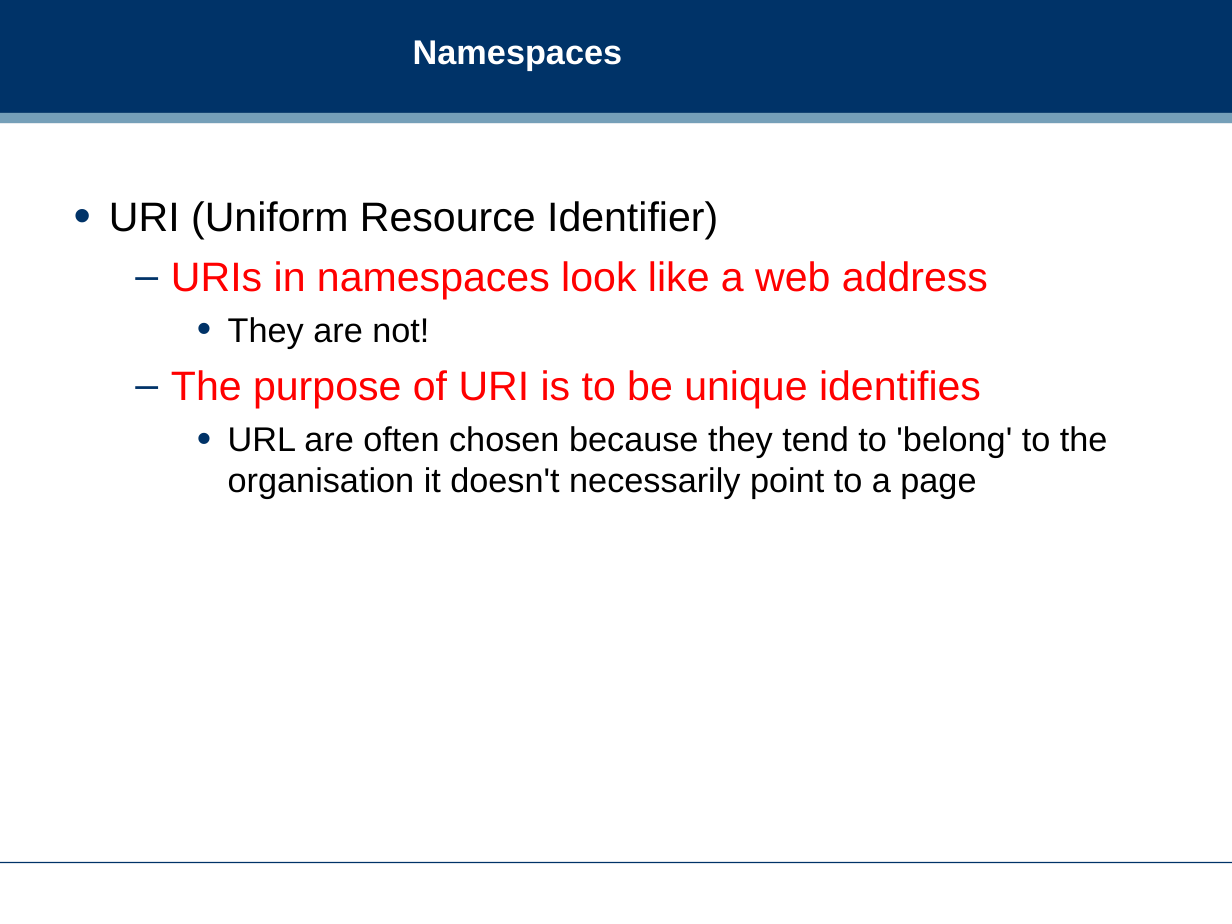
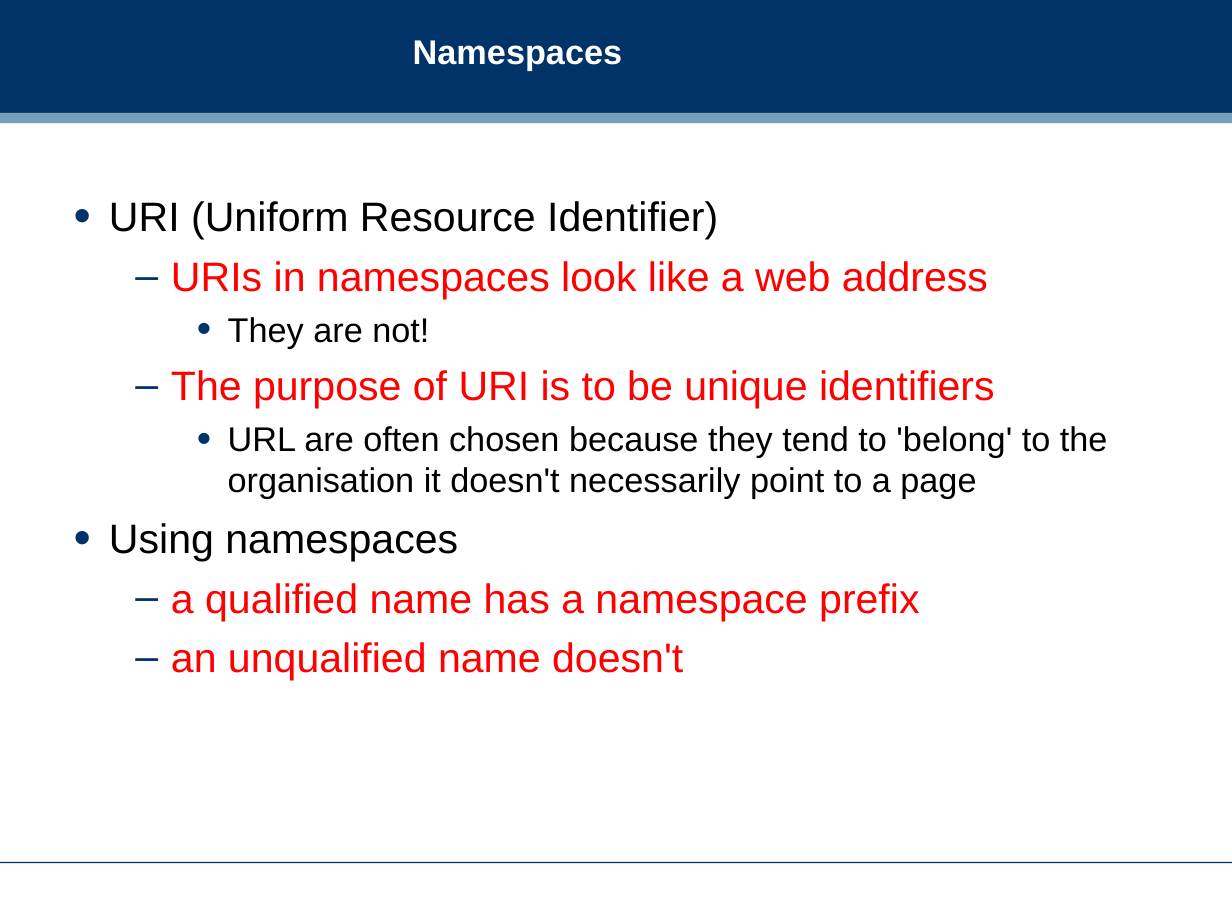
Before and after one commit to dreamind/ix, a slide deck: slide 29 of lectures/representing-data/xml.ppt (slide 27 before the commit). Drawn at 1232x924 pixels with LibreOffice and Linux fonts; fonts in the diff are those of the drawing; background and template pictures are left out. Boxes give left, top, right and bottom in pixels: in the first picture for what was removed or moved away, otherwise in the second. Text is boxed around its words. In the diff, an @@ line names an element or a change of style, - is before the commit and + after.

```diff
--- a/lectures/representing-data/xml.ppt
+++ b/lectures/representing-data/xml.ppt
@@ text at (171,370,995,408): text changed @@
-  – The purpose of URI is to be unique identifies
+  – The purpose of URI is to be unique identifiers
@@ text at (109,523,919,680): paragraphs added @@
+• Using namespaces
+  – a qualified name has a namespace prefix
+  – an unqualified name doesn't
```
Also in this commit, not shown: 9 other slides changed, 4 slides added, 2 slides removed.
